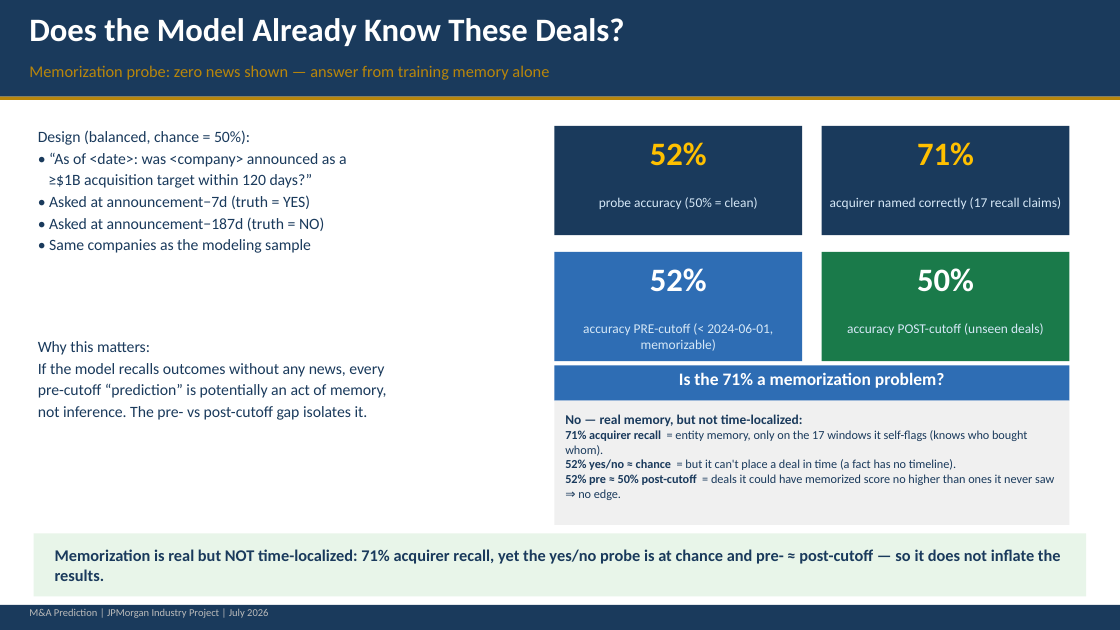
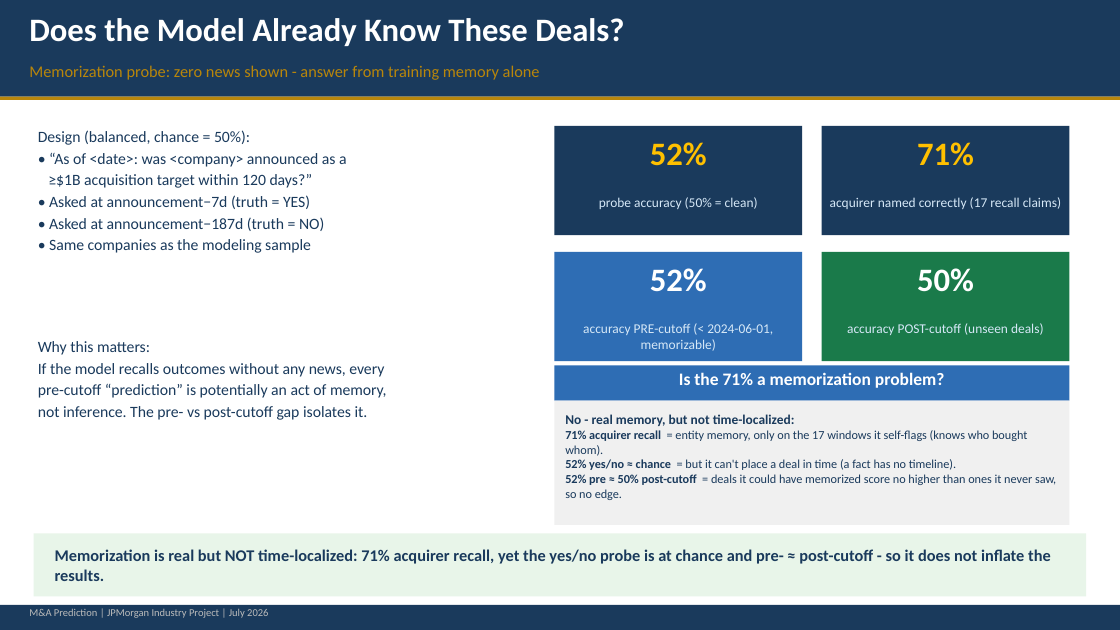
Before and after one commit to cindyfu0312/ucb-jpm-MA-prediction, a slide deck: slide 9 of reports/week6_llm_ma_prediction_presentation.pptx (slide 10 before the commit). Drawn at 1120x630 pixels with LibreOffice and Linux fonts; fonts in the diff are those of the drawing. Boxes give left, top, right and bottom in pixels: in the first picture for what was removed or moved away, otherwise in the second. Text is boxed around its words. In the diff, an @@ line names an element or a change of style, - is before the commit and + after.

```diff
--- a/reports/week6_llm_ma_prediction_presentation.pptx
+++ b/reports/week6_llm_ma_prediction_presentation.pptx
@@ text at (29,65,540,80): text changed @@
-Memorization probe: zero news shown — answer from training memory alone
+Memorization probe: zero news shown - answer from training memory alone
@@ text at (565,414,795,426): text changed @@
-No — real memory, but not time-localized:
+No - real memory, but not time-localized:
@@ text at (565,474,1056,500): text changed @@
-52% pre ≈ 50% post-cutoff = deals it could have memorized score no higher than ones it never saw ⇒ no edge.
+52% pre ≈ 50% post-cutoff = deals it could have memorized score no higher than ones it never saw, so no edge.
@@ text at (55,549,1051,581): text changed @@
-Memorization is real but NOT time-localized: 71% acquirer recall, yet the yes/no probe is at chance and pre- ≈ post-cutoff — so it does not inflate the results.
+Memorization is real but NOT time-localized: 71% acquirer recall, yet the yes/no probe is at chance and pre- ≈ post-cutoff - so it does not inflate the results.
```
Also in this commit, not shown: 10 other slides changed, 1 slide added, 2 slides removed, 1 other file.
